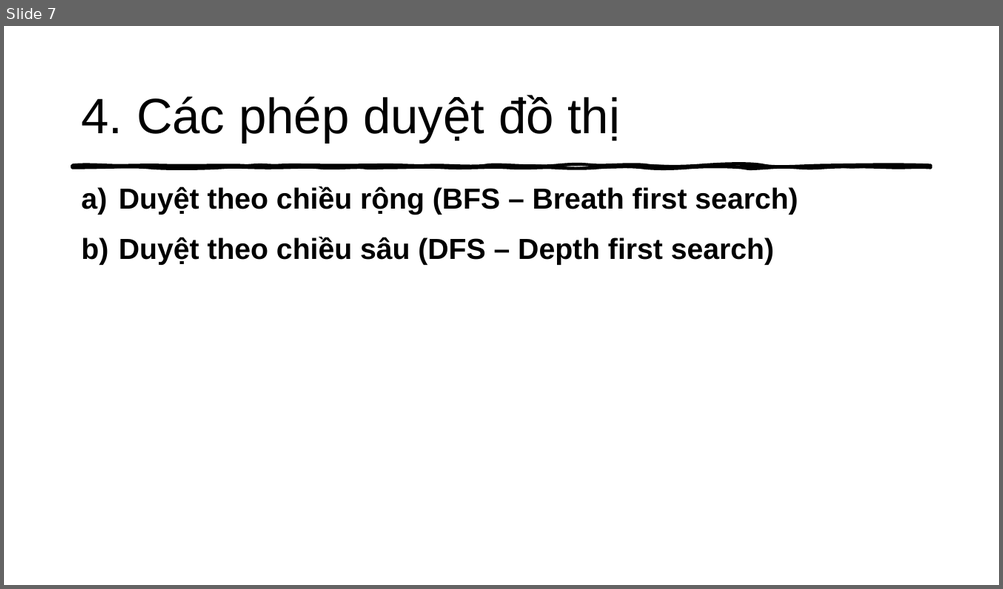
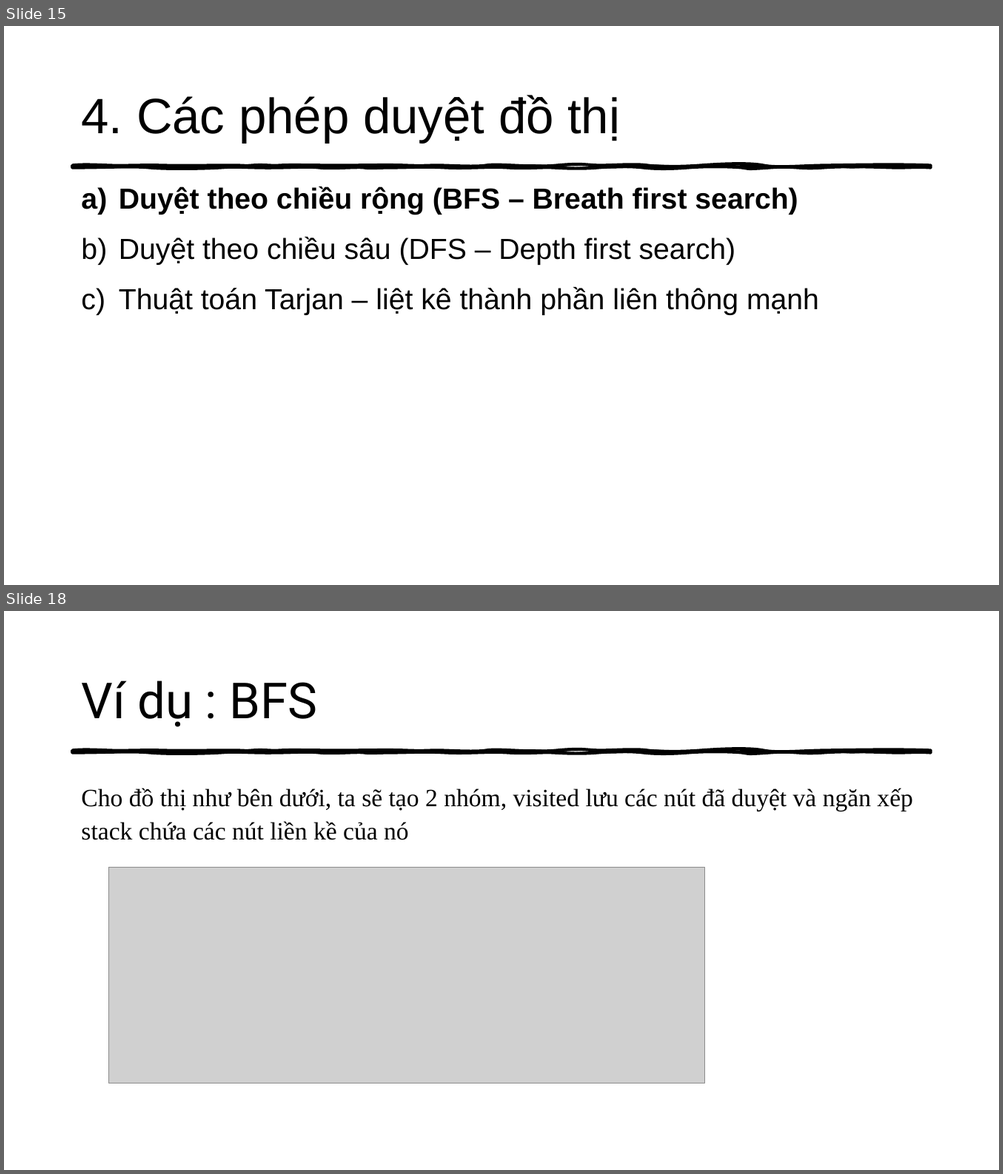
Before and after one commit to thathcmus/CTDL_GT, a slide deck: Cau_Truc_Du_Lieu_Do_Thi_Va_Ung_Dung.pptx. Shown one above the other, each under a label of ours: slide 7 before the commit, slides 15 and 18 after it; the slides between them are not shown. The pictures are 1003x589 and 1003x1174 pixels, drawn with LibreOffice and Linux fonts; fonts in the diff are those of the drawing; grey boxes stand for pictures. Boxes give left, top, right and bottom in pixels: in the first picture for what was removed or moved away, otherwise in the second. Text is boxed around its words. In the diff, an @@ line names an element or a change of style, - is before the commit and + after.

```diff
--- a/Cau_Truc_Du_Lieu_Do_Thi_Va_Ung_Dung.pptx
+++ b/Cau_Truc_Du_Lieu_Do_Thi_Va_Ung_Dung.pptx
@@ slide 18 added at box(4, 611, 999, 1170), background #FFFFFF; not listed: 1 template element that a slide beside it also shows @@
@@ title added at box(81, 681, 318, 727), 48 pt, text #000000 @@
+Ví dụ : BFS
@@ text added at box(81, 788, 913, 840), 24 pt, text #000000 @@
+Cho đồ thị như bên dưới, ta sẽ tạo 2 nhóm, visited lưu các nút đã duyệt và ngăn xếp stack chứa các nút liền kề của nó
@@ picture added at box(108, 868, 705, 1083) @@
@@ what was slide 7 is now slide 15 @@
@@ slide 15 changed as well @@
@@ text at box(119, 237, 736, 265): bold off in "Duyệt theo chiều sâu (DFS – Depth ..." @@
@@ text at box(119, 287, 819, 315): paragraph added @@
+c) Thuật toán Tarjan – liệt kê thành phần liên thông mạnh
```
Also in this commit, not shown: 3 other slides changed, 28 other slides added, 5 other files.
